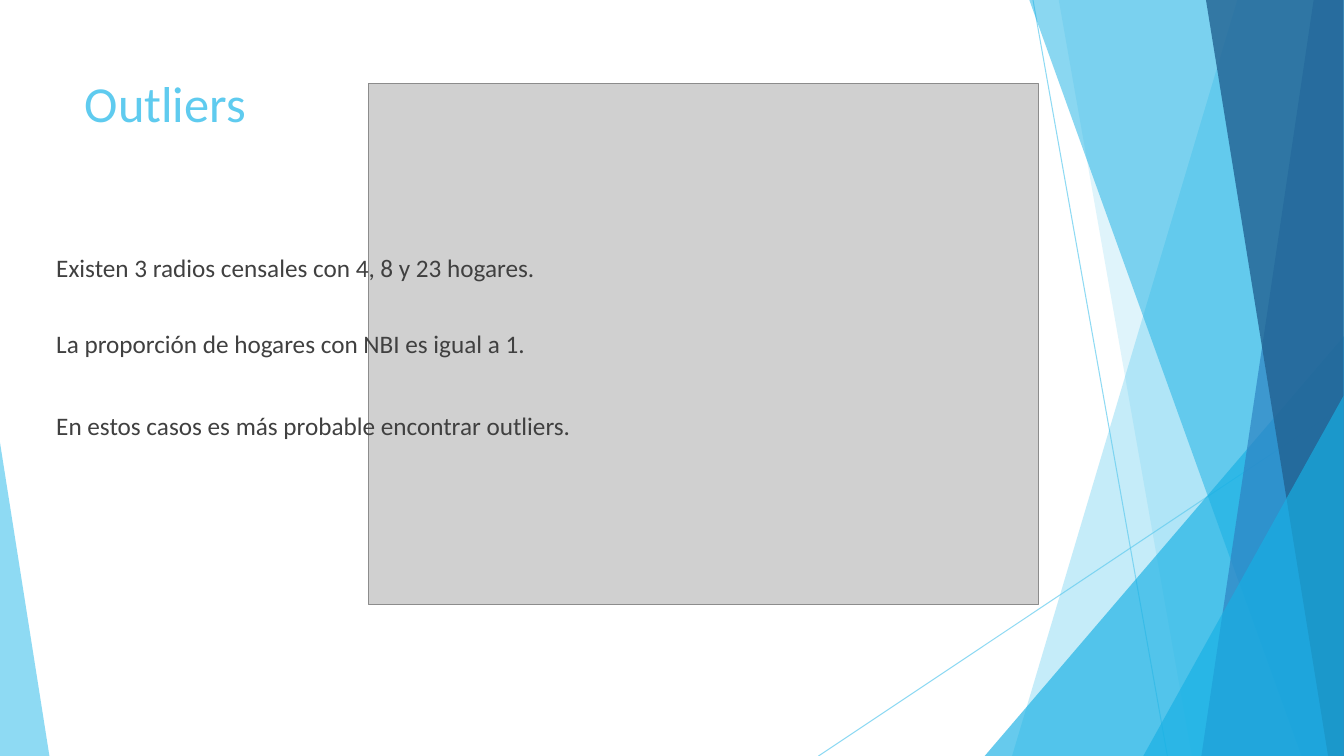
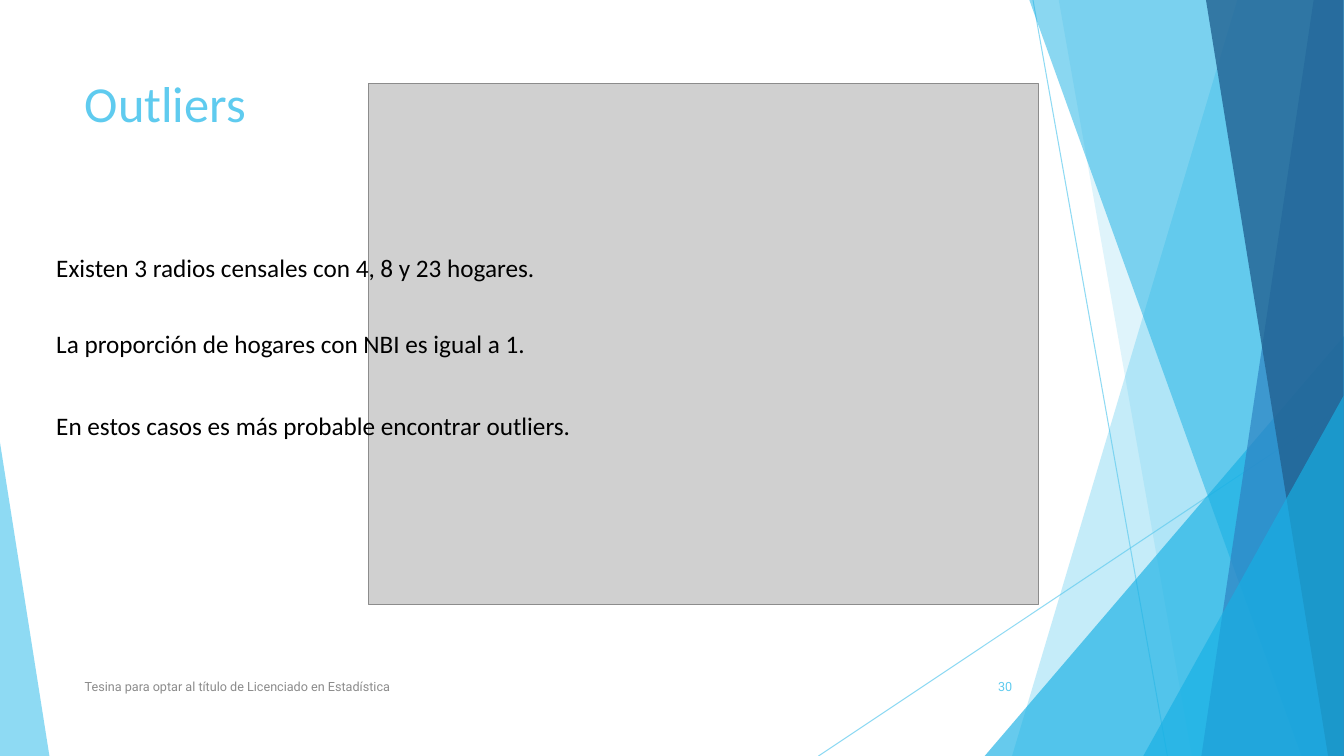
Before and after one commit to Seferra18/Tesina, a slide deck: slide 30 of ppt.pptx (slide 28 before the commit). Drawn at 1344x756 pixels with LibreOffice and Linux fonts; fonts in the diff are those of the drawing; grey boxes stand for pictures. Boxes give left, top, right and bottom in pixels: in the first picture for what was removed or moved away, otherwise in the second. Text is boxed around its words. In the diff, an @@ line names an element or a change of style, - is before the commit and + after.

Commit message:
Para compartir

```diff
--- a/ppt.pptx
+++ b/ppt.pptx
@@ text colour #404040 to #000000 in 3 elements at (56, 333, 525, 360), (56, 256, 534, 283), (56, 414, 571, 441) @@
@@ text added at (85, 681, 390, 694), 9 pt, text #8C8C8C @@
+Tesina para optar al título de Licenciado en Estadística
@@ page number added at (998, 682, 1012, 691), 9 pt, text #5FCBEF @@
+30
```
Also in this commit, not shown: 24 other slides changed, 18 slides added, 7 slides removed.
